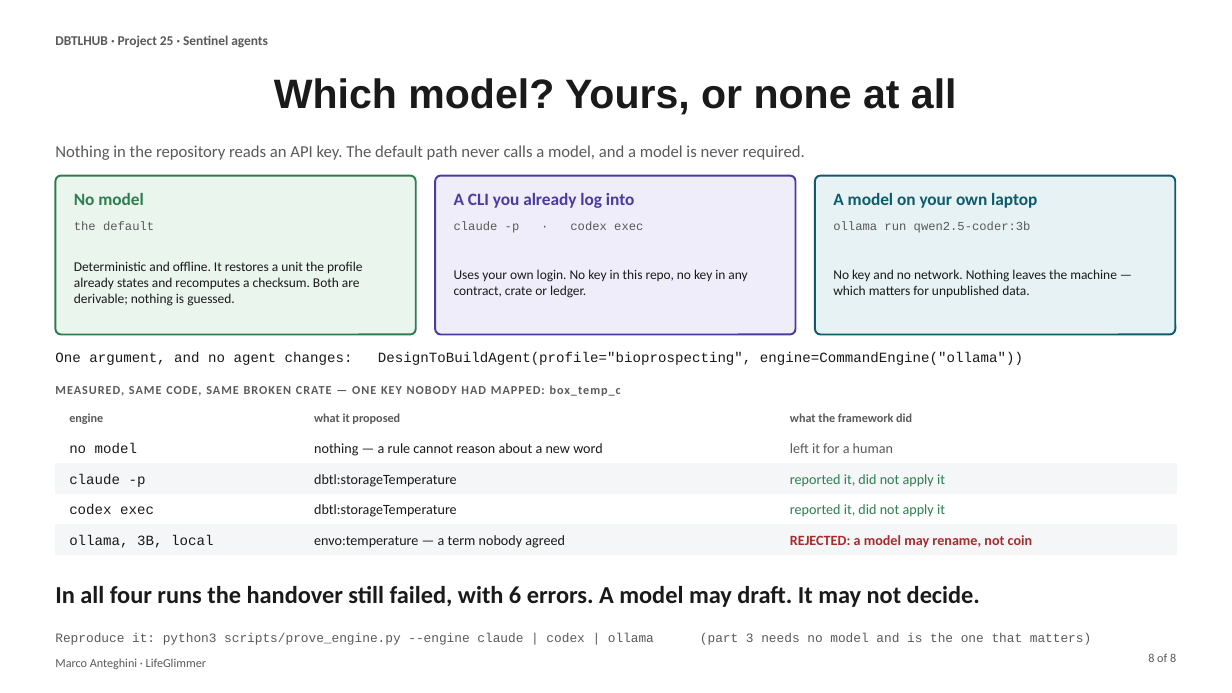
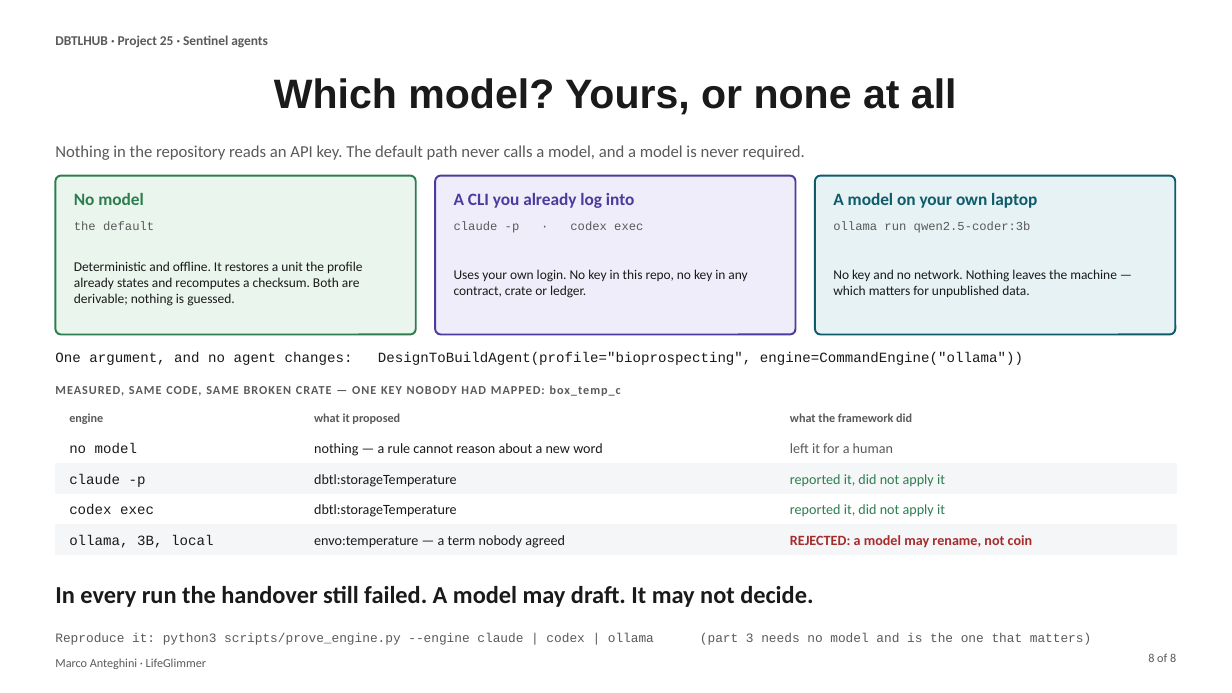
Before and after one commit to dbtl-synbio/dbtlhub, a slide deck: slide 8 of sentinel/docs/sentinel_agents.pptx. Drawn at 1232x693 pixels with LibreOffice and Linux fonts; fonts in the diff are those of the drawing. Boxes give left, top, right and bottom in pixels: in the first picture for what was removed or moved away, otherwise in the second. Text is boxed around its words. In the diff, an @@ line names an element or a change of style, - is before the commit and + after.

```diff
--- a/sentinel/docs/sentinel_agents.pptx
+++ b/sentinel/docs/sentinel_agents.pptx
@@ text at bbox=[55, 586, 813, 607]: text changed @@
-In all four runs the handover still failed, with 6 errors. A model may draft. It may not decide.
+In every run the handover still failed. A model may draft. It may not decide.
```
